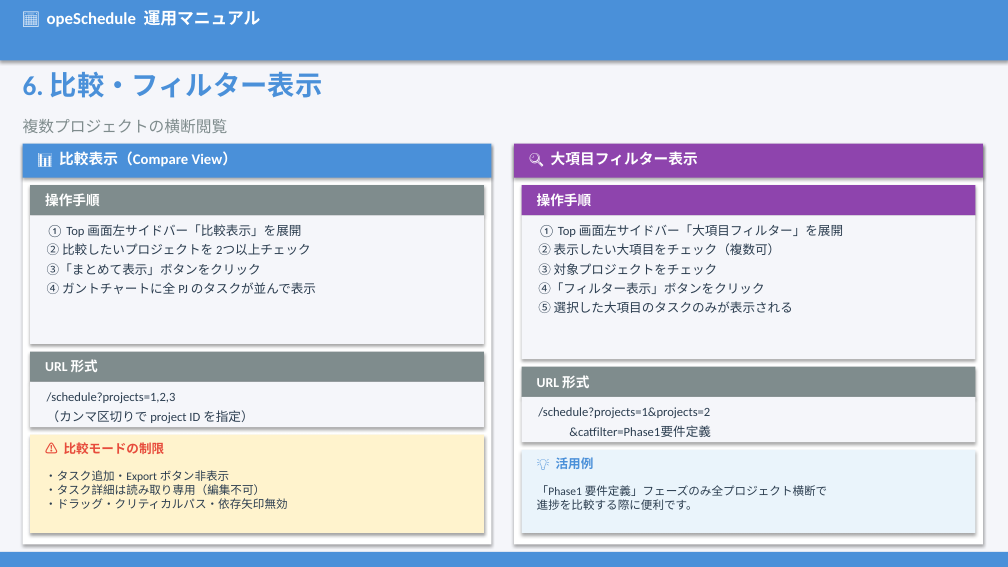
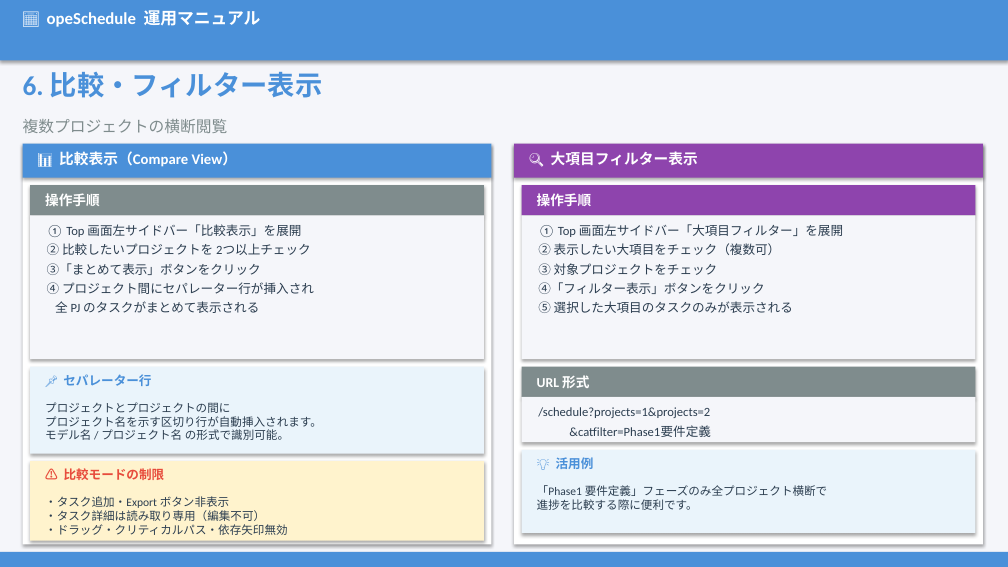
Before and after one commit to hide2064/opeSchedule, a slide deck: slide 10 of docs/opeSchedule_manual.pptx. Drawn at 1008x567 pixels with LibreOffice and Linux fonts; fonts in the diff are those of the drawing. Boxes give left, top, right and bottom in pixels: in the first picture for what was removed or moved away, otherwise in the second. Text is boxed around its words. In the diff, an @@ line names an element or a change of style, - is before the commit and + after.

```diff
--- a/docs/opeSchedule_manual.pptx
+++ b/docs/opeSchedule_manual.pptx
@@ rectangle: place and size @@
-rectangle at (30,216,484,344)
+rectangle at (30,216,484,359)
@@ text at (47,282,314,313): text changed @@
-④ ガントチャートに全 PJ のタスクが並んで表示
+④ プロジェクト間にセパレーター行が挿入され
+全 PJ のタスクがまとめて表示される
@@ rectangle removed at (30,352,484,382) @@
@@ text removed at (45,359,98,372) @@
-URL 形式
@@ rectangle: place and size @@
-rectangle at (30,382,484,427)
+rectangle at (30,367,484,454)
@@ rectangle at (30,367,484,454): fill #F5F6FA to #EAF4FB @@
@@ text added at (63,374,151,386), 12 pt, text #4A90D9, bold @@
+📌 セパレーター行
@@ text added at (45,402,322,440), 11 pt, text #2C3E50 @@
+プロジェクトとプロジェクトの間に
+プロジェクト名を示す区切り行が自動挿入されます。
+モデル名 / プロジェクト名 の形式で識別可能。
@@ text removed at (47,392,253,423) @@
-/schedule?projects=1,2,3
-（カンマ区切りで project ID を指定）
@@ rectangle: place and size @@
-rectangle at (30,435,484,533)
+rectangle at (30,461,484,541)
@@ text "⚠ 比較モードの制限": place and size @@
-text "⚠ 比較モードの制限" at (64,442,165,454)
+text "⚠ 比較モードの制限" at (64,468,165,480)
@@ text "・タスク追加・Export ボタン非表示 ・タスク詳細は読み取り専用（編集不可） ・ドラッグ・クリティカルパス・依存矢印 ...": place and size @@
-text "・タスク追加・Export ボタン非表示 ・タスク詳細は読み取り専用（編集不可） ・ドラッグ・クリティカルパス・依存矢印 ..." at (45,470,287,509)
+text "・タスク追加・Export ボタン非表示 ・タスク詳細は読み取り専用（編集不可） ・ドラッグ・クリティカルパス・依存矢印 ..." at (45,496,287,535)
```
Also in this commit, not shown: 3 other slides changed, 3 other files.
